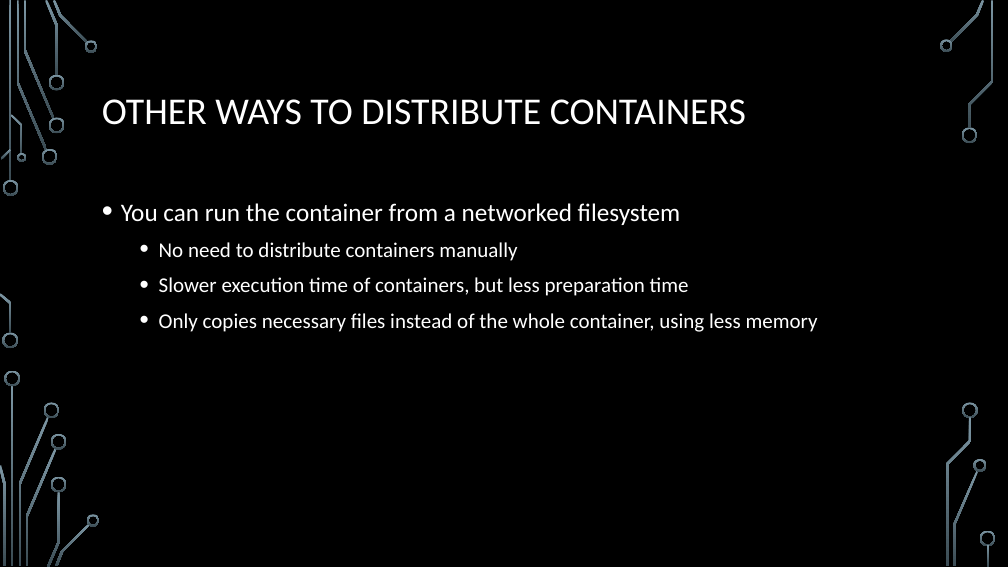
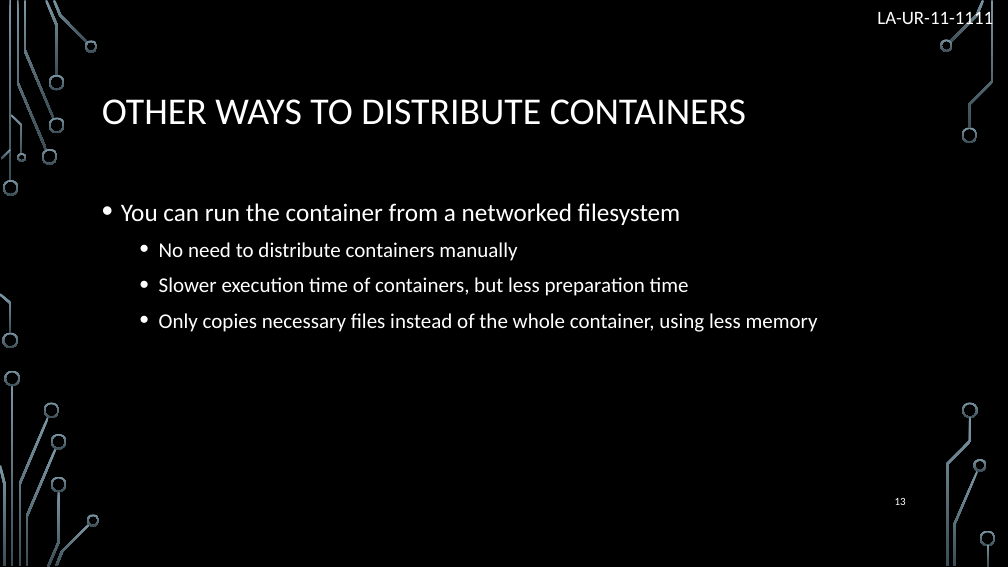
Before and after one commit to Brofessional/thesis-v2, a slide deck: slide 13 of presentation.pptx. Drawn at 1008x567 pixels with LibreOffice and Linux fonts; fonts in the diff are those of the drawing; background and template pictures are left out. Boxes give left, top, right and bottom in pixels: in the first picture for what was removed or moved away, otherwise in the second. Text is boxed around its words. In the diff, an @@ line names an element or a change of style, - is before the commit and + after.

```diff
--- a/presentation.pptx
+++ b/presentation.pptx
@@ text added at (x1=877, y1=8, x2=993, y2=29), 18 pt, text #FFFFFF @@
+LA-UR-11-1111
@@ page number added at (x1=895, y1=498, x2=906, y2=505), 10.5 pt, text #FFFFFF @@
+13
```
Also in this commit, not shown: 31 other slides changed, 4 other files.
